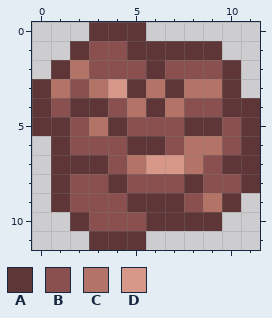
Pixel-art sprite -- src/Mayday.Game/Content/Images/Tiles/Dirt.png. This is how it looked before the edit.
The file is 12x12 pixels.
Palette (. is transparent): A #5e3638  B #8a504f  C #b37366  D #d79889
Pixels before, first column x 0:
 0 ...AAA......
 1 ..ABBAAAAA..
 2 .ACBBBABBBA.
 3 ACBCDACACCA.
 4 ABAABCACBBAA
 5 AABCABBBAABA
 6 .ABBBAABCCBA
 7 .AAABCDDCBAA
 8 .ABBABBBABBA
 9 .ABBBAAABCA.
10 ..ABBBAAAA..
11 ...AAA......
After:
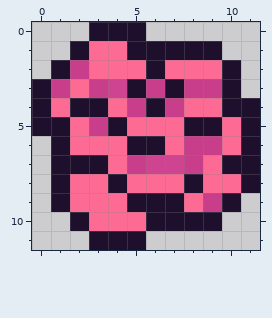
Changes in this commit:
colour A: #5e3638 -> #1e102d
colour B: #8a504f -> #fd6b94
colour C: #b37366 -> #c93e8b
colour D: #d79889 -> #ce4491
